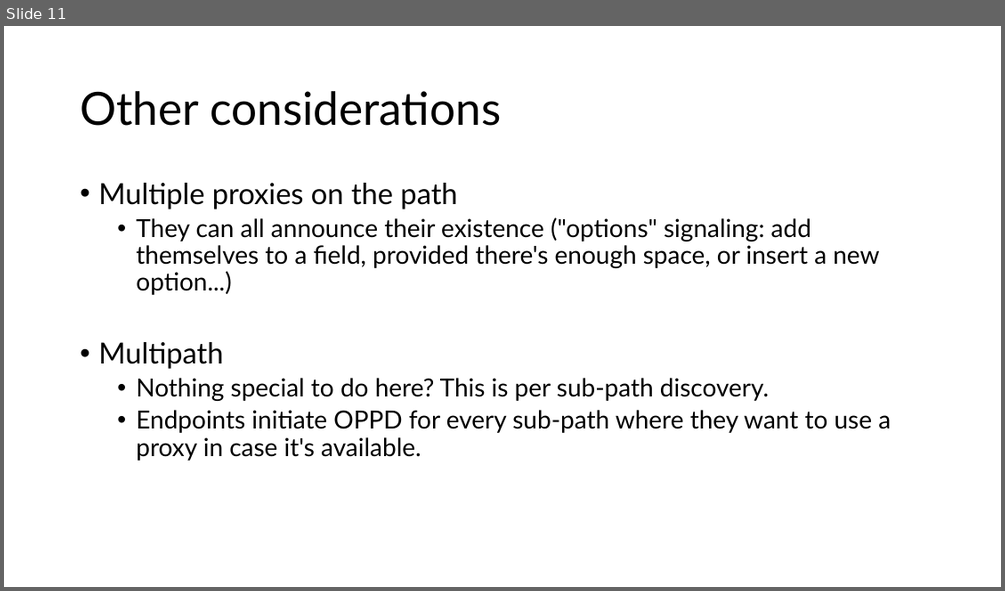
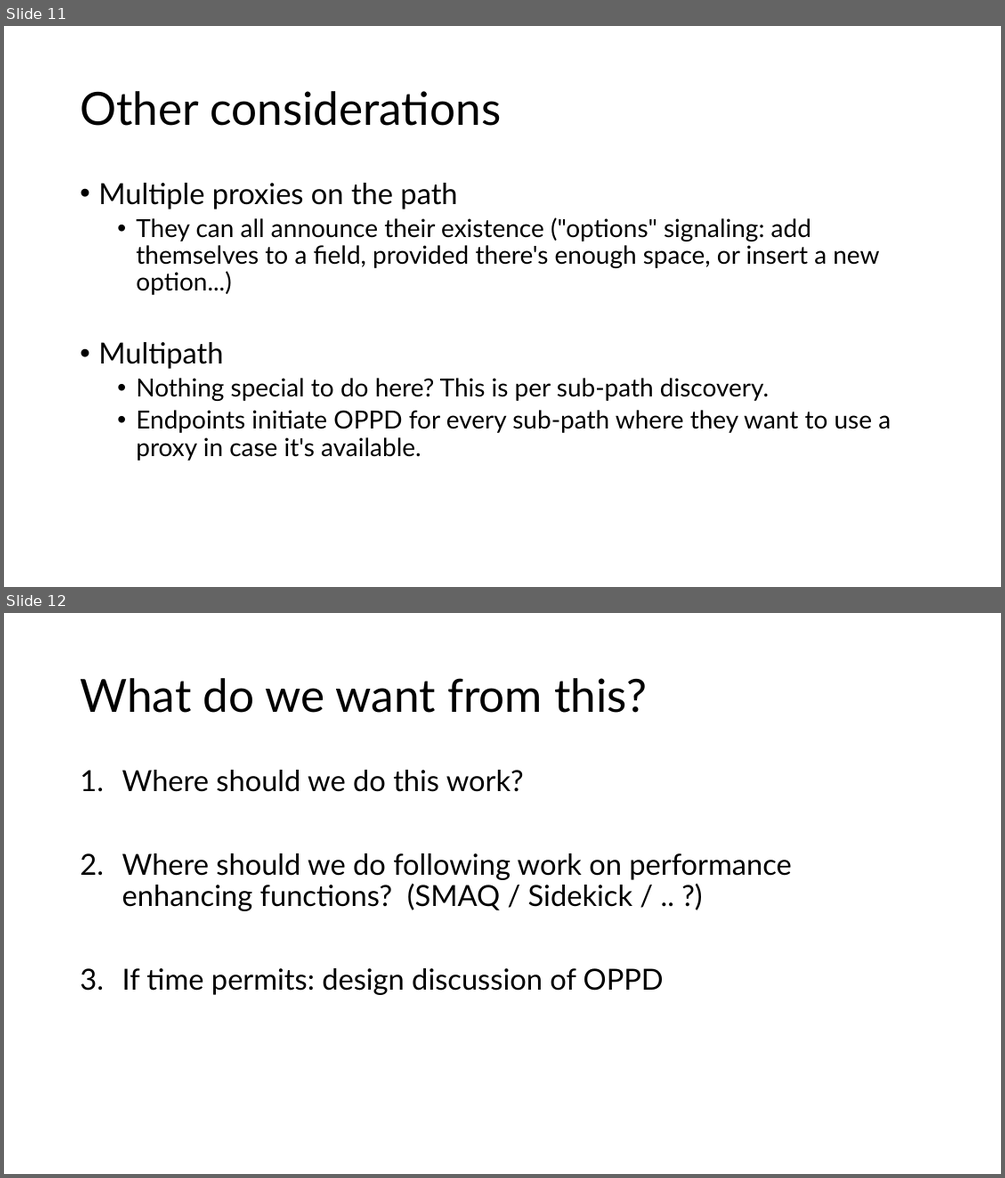
Before and after one commit to mwelzl/oppd, a slide deck: slides/oppd-sidemeeting-dublin.pptx. Shown one above the other, each under a label of ours: slide 11 before the commit, slides 11 and 12 after it. The pictures are 1005x591 and 1005x1178 pixels, drawn with LibreOffice and Linux fonts; fonts in the diff are those of the drawing. Boxes give left, top, right and bottom in pixels: in the first picture for what was removed or moved away, otherwise in the second. Text is boxed around its words. In the diff, an @@ line names an element or a change of style, - is before the commit and + after.

```diff
--- a/slides/oppd-sidemeeting-dublin.pptx
+++ b/slides/oppd-sidemeeting-dublin.pptx
@@ slide 12 added at (x1=4, y1=613, x2=1001, y2=1174), background #FFFFFF @@
@@ title added at (x1=80, y1=678, x2=647, y2=713), 44 pt, text #000000 @@
+What do we want from this?
@@ text added at (x1=122, y1=770, x2=791, y2=995), 28 pt, text #000000 @@
+1. Where should we do this work?
+2. Where should we do following work on performance enhancing functions? (SMAQ / Sidekick / .. ?)
+3. If time permits: design discussion of OPPD
```
Also in this commit, not shown: 1 slide changed, 2 other files.
